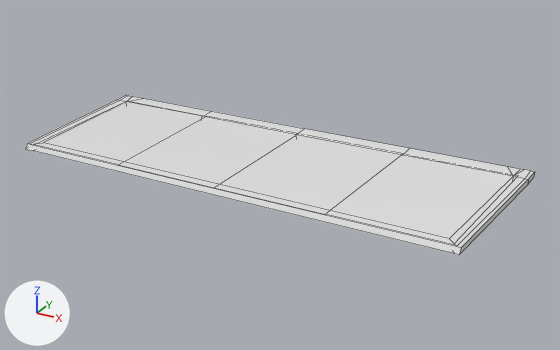
One commit to the FBX model Contents/mods/IFAV/media/models_X/WorldItems/IFAVWindshield_WorldItem.fbx: the scene before it, then after it.
Camera for both pictures: a 50 mm lens placed at (0.018, -0.0308, 0.015), pointed at (0.001, 0.0002, -0.0005). Arrows for +X, +Y and +Z are at lower left; the lights stay in place. Mesh edges are drawn as thin lines. Where no turn or scale is listed for an object, it has been applied to the vertices.

In view in the first picture: 'Windshield_obj_Cube.005'.
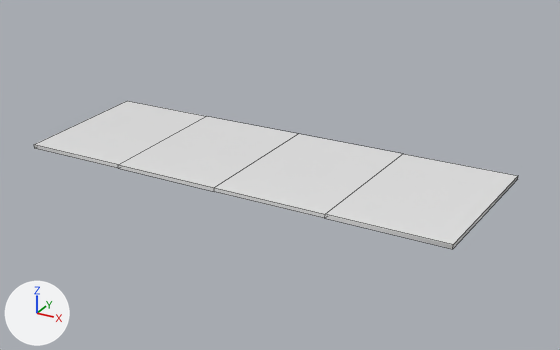
The change, as a diff of the scene's bpy script:
```diff
--- a/Contents/mods/IFAV/media/models_X/WorldItems/IFAVWindshield_WorldItem.fbx.py
+++ b/Contents/mods/IFAV/media/models_X/WorldItems/IFAVWindshield_WorldItem.fbx.py
@@ me_windshield_obj_cube_005 @@
 me_windshield_obj_cube_005.from_pydata(...)  # 69 vertices, 57 faces; spans x -0.0122..0.0123, y -0.0046..0.0046, z 0.0001..0.0004
 # used by ob_windshield_obj_cube_005; location = (0.0, 0.0, 0.0)
+# me_windshield_obj_cube_005 part 1: the loose piece of 49 vertices spanning x -0.0122..0.0123, y -0.0046..0.0046, z 0.0001..0.0004 is deleted
 me_windshield_obj_cube_005.materials.append(mat_none)
```

Pixel boxes (x1, y1, x2, y2) of what changed, in the pictures (560 x 350 px):
'Windshield_obj_Cube.005', reshaped (7% shorter)
    before: (26, 95, 534, 255)
    after: (34, 101, 518, 249)
part 1 of me_windshield_obj_cube_005, deleted
    before: (26, 95, 534, 255)
